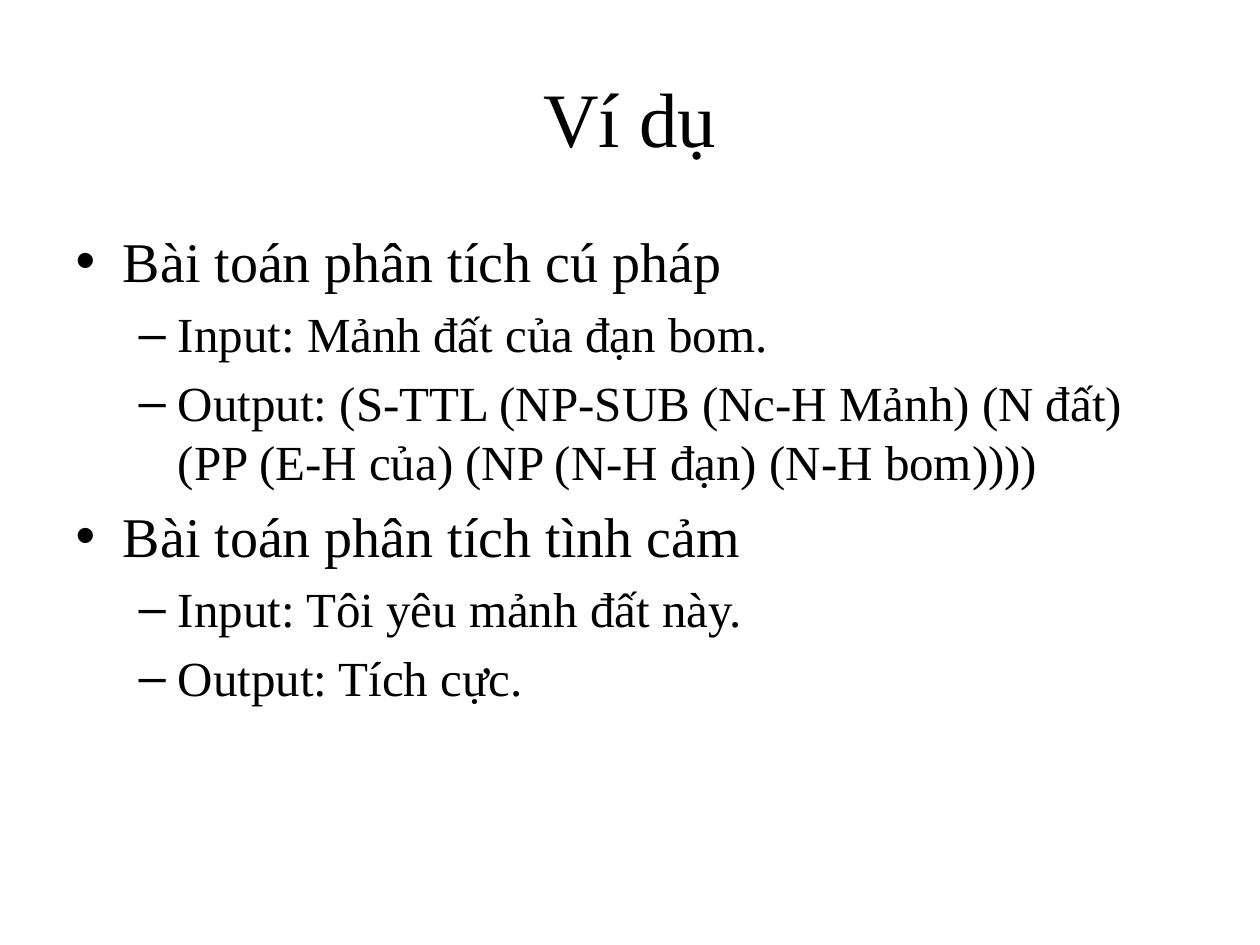
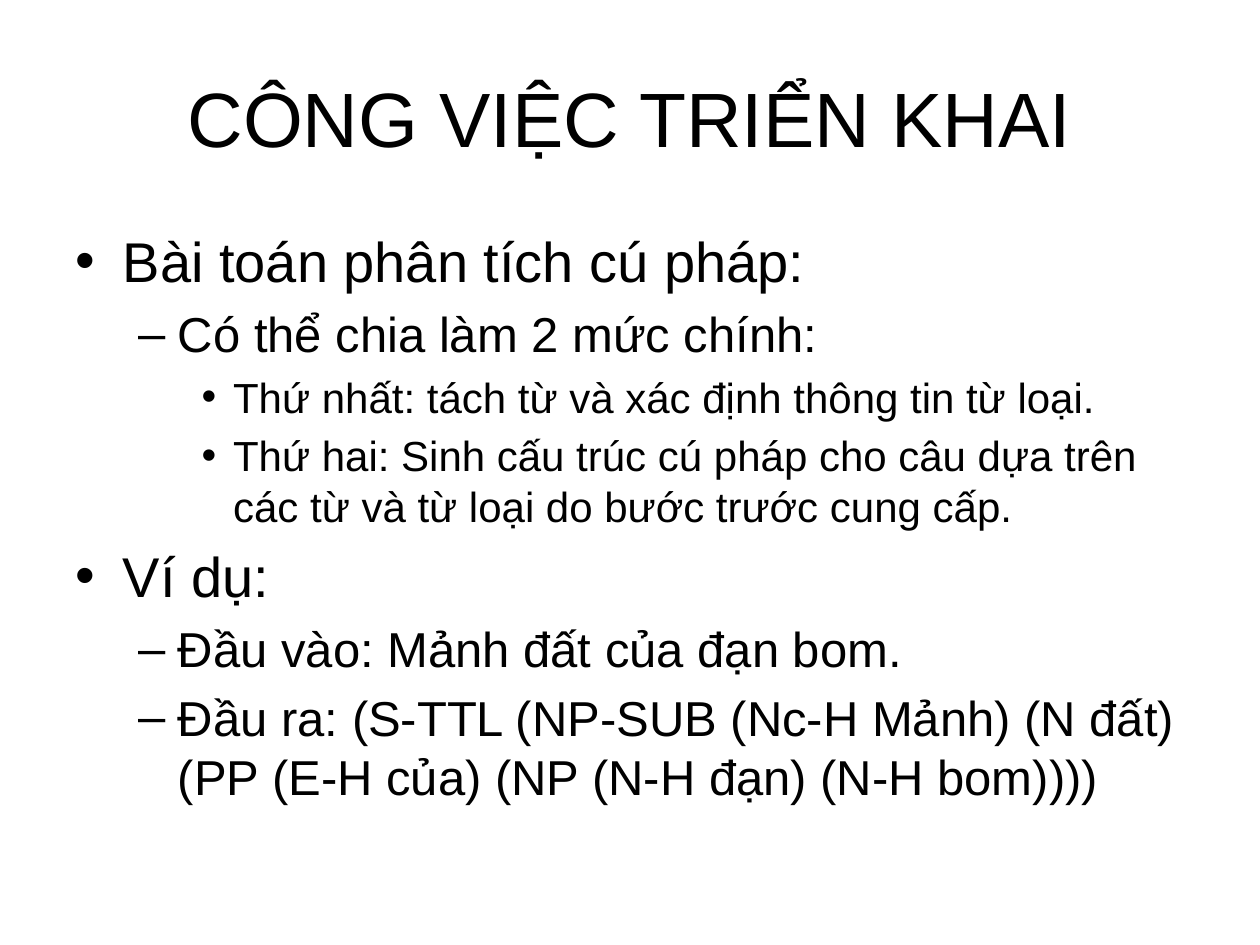
Before and after one commit to PVT961996/Web_VNLP, a slide deck: slide 8 of Khoaluan_doc/Bao_cao_khoa_hoc.pptx (slide 7 before the commit). Drawn at 1260x945 pixels with LibreOffice and Linux fonts; fonts in the diff are those of the drawing; background and template pictures are left out. Boxes give left, top, right and bottom in pixels: in the first picture for what was removed or moved away, otherwise in the second. Text is boxed around its words. In the diff, an @@ line names an element or a change of style, - is before the commit and + after.

```diff
--- a/Khoaluan_doc/Bao_cao_khoa_hoc.pptx
+++ b/Khoaluan_doc/Bao_cao_khoa_hoc.pptx
@@ title at <box>187,86,1071,159</box>: text changed; font Times New Roman to Arial @@
-Ví dụ
+CÔNG VIỆC TRIỂN KHAI
@@ text at <box>123,240,1174,805</box>: text changed; font Times New Roman to Arial @@
-• Bài toán phân tích cú pháp
-  – Input: Mảnh đất của đạn bom.
-  – Output: (S-TTL (NP-SUB (Nc-H Mảnh) (N đất) (PP (E-H của) (NP (N-H đạn) (N-H bom))))
-• Bài toán phân tích tình cảm
-  – Input: Tôi yêu mảnh đất này.
-  – Output: Tích cực.
+• Bài toán phân tích cú pháp:
+  – Có thể chia làm 2 mức chính:
+    • Thứ nhất: tách từ và xác định thông tin từ loại.
+    • Thứ hai: Sinh cấu trúc cú pháp cho câu dựa trên các từ và từ loại do bước trước cung cấp.
+• Ví dụ:
+  – Đầu vào: Mảnh đất của đạn bom.
+  – Đầu ra: (S-TTL (NP-SUB (Nc-H Mảnh) (N đất) (PP (E-H của) (NP (N-H đạn) (N-H bom))))
```
Also in this commit, not shown: 18 other slides changed, 5 slides added, 1 slide removed, 15 other files.
